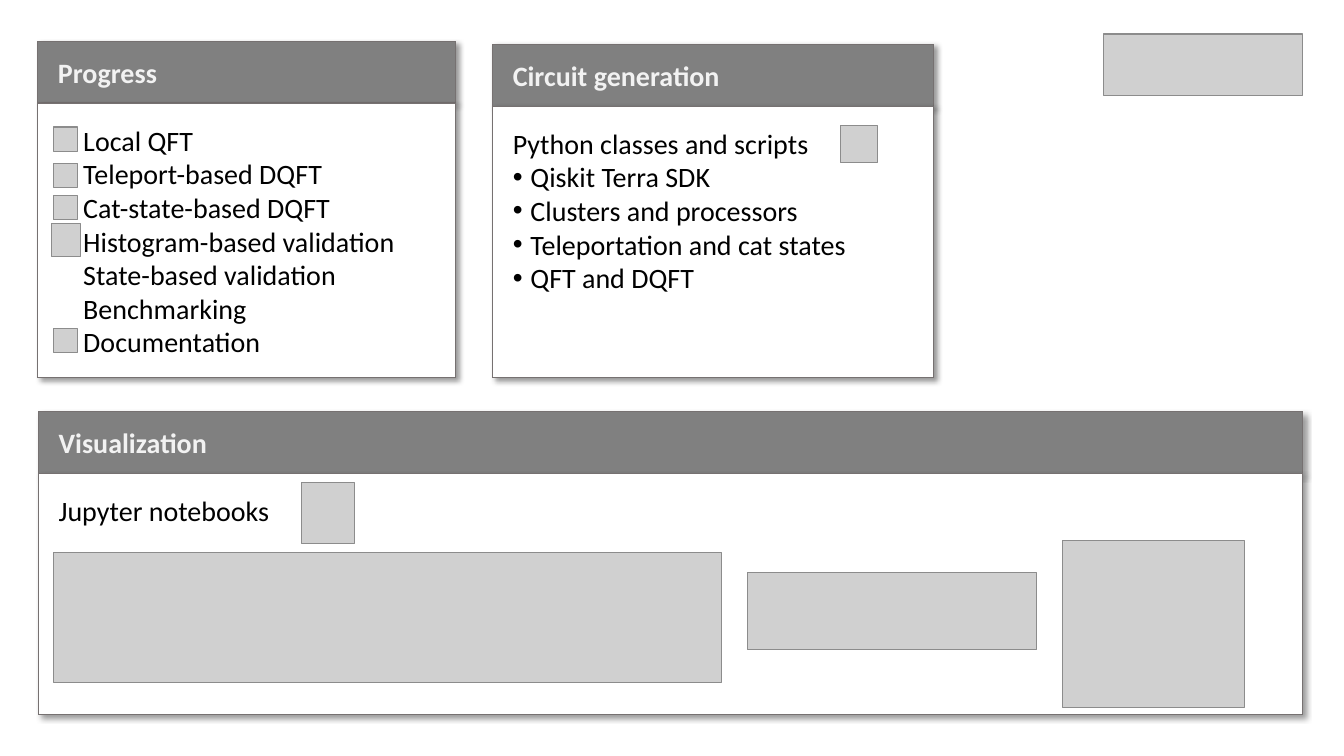
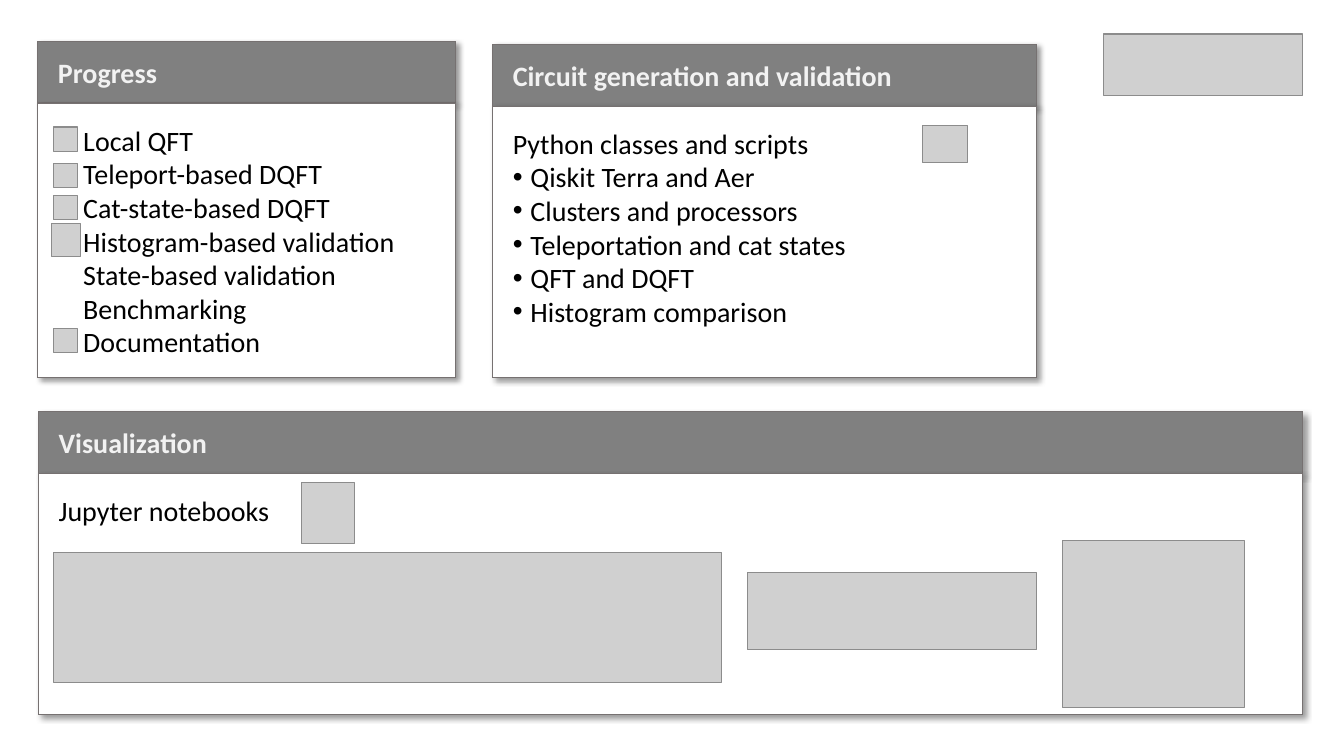
Before and after one commit to brunorijsman/quantum-internet-hackathon-2022, a slide deck: slide 2 of docs/end-of-hackathon-presentation.pptx. Drawn at 1344x756 pixels with LibreOffice and Linux fonts; fonts in the diff are those of the drawing; grey boxes stand for pictures. Boxes give left, top, right and bottom in pixels: in the first picture for what was removed or moved away, otherwise in the second. Text is boxed around its words. In the diff, an @@ line names an element or a change of style, - is before the commit and + after.

Commit message:
tweak page 2

```diff
--- a/docs/end-of-hackathon-presentation.pptx
+++ b/docs/end-of-hackathon-presentation.pptx
@@ rectangle "Circuit generation and validation": place and size @@
-rectangle "Circuit generation and validation" at box(493, 44, 934, 106)
+rectangle "Circuit generation and validation" at box(493, 44, 1037, 106)
@@ text in rectangle at box(513, 66, 892, 91): text changed @@
-Circuit generation
+Circuit generation and validation
@@ rectangle "Python classes and scripts": place and size @@
-rectangle "Python classes and scripts" at box(493, 106, 934, 378)
+rectangle "Python classes and scripts" at box(493, 106, 1037, 378)
@@ picture: place and size @@
-picture at box(841, 126, 878, 163)
+picture at box(923, 126, 968, 163)
@@ text in rectangle at box(530, 167, 755, 191): text changed @@
-• Qiskit Terra SDK
+• Qiskit Terra and Aer
@@ text in rectangle at box(530, 302, 787, 327): paragraph added @@
+• Histogram comparison
```
